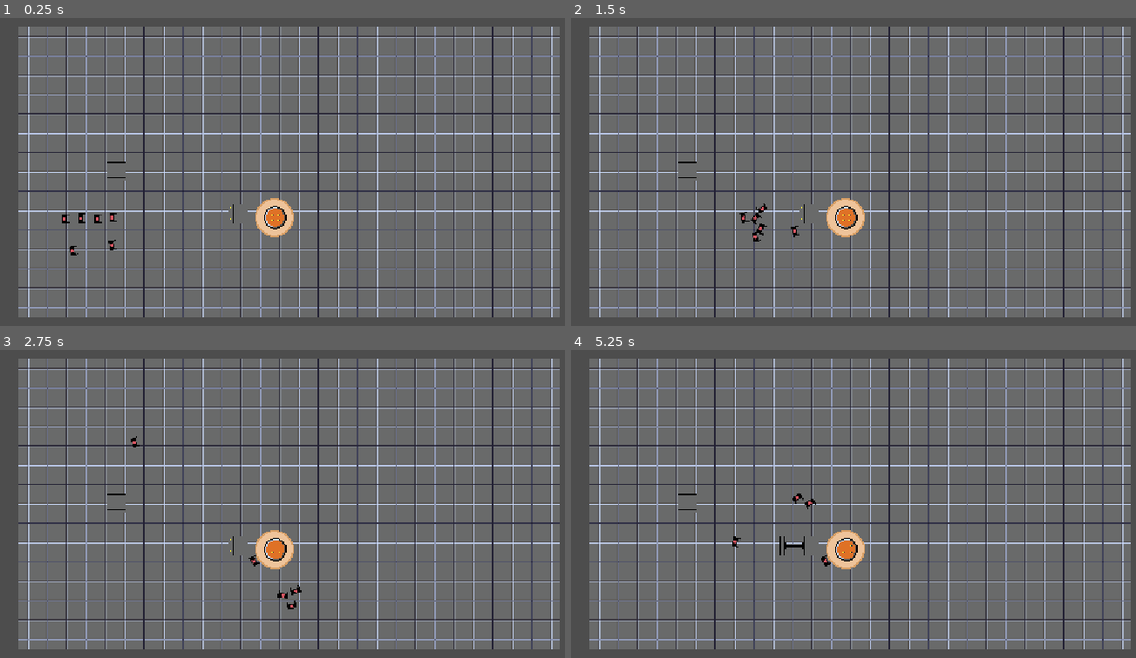
Above: before the commit, frames 1-4 (two rows, left to right).
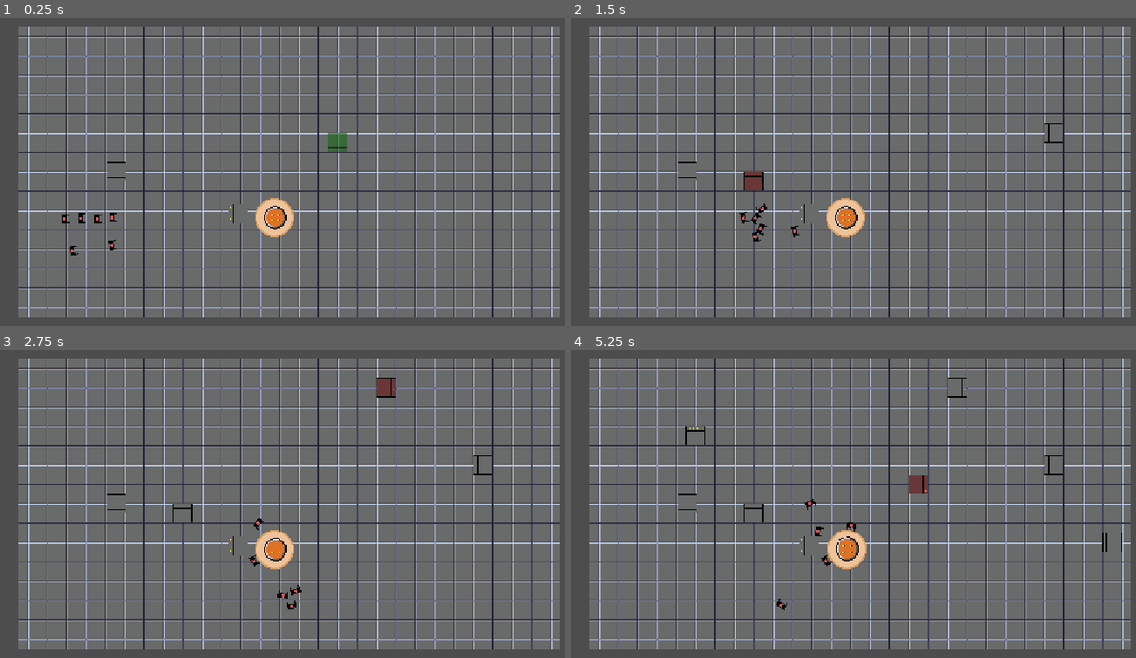
Above: after the commit, the same moments.

Repository: anothanj/impulse-42
Game: Godot game, scene res://scenes/game.tscn
Two runs of this game, one before a commit and one after it. Both use one fixed random seed, a clock stepped at 60 frames per second and the inputs below.
Inputs (mouse positions are in pixels of both pictures, inside the frame that each line leads up to):
- Up to frame 1 (0.25 s): no input
- Up to frame 2 (1.5 s): move the mouse to (1051, 125) at 0.52 s; hold R (rotate_tower, bound only after the commit) 0.53-1.28 s; click (1051, 125) at 0.67 s; move the mouse to (757, 165) at 1.27 s; tap R (rotate_tower, bound only after the commit) at 1.35 s; click (757, 165) at 1.42 s
- Up to frame 3 (2.75 s): move the mouse to (395, 390) at 2.02 s; hold R (rotate_tower, bound only after the commit) from 2.03 s (still down); click (395, 390) at 2.17 s
- Up to frame 4 (5.25 s): move the mouse to (864, 556) at 2.77 s; release R (rotate_tower, bound only after the commit) at 2.78 s; tap R (rotate_tower, bound only after the commit) at 2.85, 4.35 s; click (864, 556) at 2.92 s; move the mouse to (1107, 534) at 3.52 s; hold R (rotate_tower, bound only after the commit) 3.53-4.28 s; click (1107, 534) at 3.67 s; move the mouse to (689, 417) at 4.27 s; click (689, 417) at 4.42 s; move the mouse to (932, 476) at 5.02 s; hold R (rotate_tower, bound only after the commit) from 5.03 s (still down); click (932, 476) at 5.17 s

The runs differ from the first frame. In frame 1, 0.2% of the frame differs, in the area x 58-62%, y 37-44%; in frame 2, 0.3%; in frame 3, 0.4%; in frame 4, 1.0%, in the area x 20-98%, y 9-85%.

Commit message:
feat: add placement manager and ghost preview for building towers

Diff:
--- a/project.godot
+++ b/project.godot
@@ -19,6 +19,14 @@
 window/stretch/mode="canvas_items"
 window/stretch/aspect="expand"
 
+[input]
+
+rotate_tower={
+"deadzone": 0.2,
+"events": [Object(InputEventKey,"resource_local_to_scene":false,"resource_name":"","device":-1,"window_id":0,"alt_pressed":false,"shift_pressed":false,"ctrl_pressed":false,"meta_pressed":false,"pressed":false,"keycode":0,"physical_keycode":82,"key_label":0,"unicode":114,"location":0,"echo":false,"script":null)
+]
+}
+
 [physics]
 
 3d/physics_engine="Jolt Physics"
--- a/scenes/game.tscn
+++ b/scenes/game.tscn
@@ -5,6 +5,8 @@
 [ext_resource type="PackedScene" uid="uid://b2nbnw8g70bim" path="res://scenes/pusher.tscn" id="2_yqjtg"]
 [ext_resource type="PackedScene" uid="uid://cto6h8bd5ad28" path="res://scenes/piston.tscn" id="3_lnu2h"]
 [ext_resource type="Script" uid="uid://dd16msjsroel6" path="res://scripts/boundaries.gd" id="4_lbhrr"]
+[ext_resource type="Script" uid="uid://eepsg2t4whh" path="res://scripts/placement_manager.gd" id="6_p57ef"]
+[ext_resource type="Texture2D" uid="uid://ccpgn45b7kau6" path="res://assets/piston-sheet.png" id="7_u5sy4"]
 
 [sub_resource type="TileSetAtlasSource" id="TileSetAtlasSource_p57ef"]
 texture = ExtResource("1_iywne")
@@ -18,6 +20,21 @@
 
 [sub_resource type="RectangleShape2D" id="RectangleShape2D_vyxsm"]
 size = Vector2(894, 479)
+
+[sub_resource type="AtlasTexture" id="AtlasTexture_ghost"]
+atlas = ExtResource("7_u5sy4")
+region = Rect2(0, 0, 32, 64)
+
+[sub_resource type="SpriteFrames" id="SpriteFrames_ghost"]
+animations = [{
+"frames": [{
+"duration": 1.0,
+"texture": SubResource("AtlasTexture_ghost")
+}],
+"loop": true,
+"name": &"default",
+"speed": 5.0
+}]
 
 [node name="Game" type="Node2D" unique_id=172776468]
 
@@ -65,4 +82,17 @@
 position = Vector2(509, 369)
 shape = SubResource("RectangleShape2D_vyxsm")
 
+[node name="PlacementManager" type="Node2D" parent="." unique_id=399912150 node_paths=PackedStringArray("tilemap", "defenders_container", "kernel")]
+script = ExtResource("6_p57ef")
+tilemap = NodePath("../TileMapLayer")
+defenders_container = NodePath("../Defenders")
+kernel = NodePath("../Kernel")
+piston_scene = ExtResource("3_lnu2h")
+
+[node name="GhostPreview" type="Node2D" parent="PlacementManager" unique_id=110258959]
+
+[node name="Sprite2D" type="AnimatedSprite2D" parent="PlacementManager/GhostPreview" unique_id=30288575]
+texture_filter = 1
+sprite_frames = SubResource("SpriteFrames_ghost")
+
 [connection signal="body_exited" from="Boundaries" to="Boundaries" method="_on_body_exited"]
--- /dev/null
+++ b/scripts/placement_manager.gd
@@ -0,0 +1,73 @@
+extends Node2D
+
+@export var tilemap: TileMapLayer
+@export var defenders_container: Node2D
+@export var kernel: RigidBody2D
+@export var piston_scene: PackedScene
+@export var kernel_exclusion_radius: float = 64.0
+
+@onready var ghost_preview: Node2D = $GhostPreview
+@onready var ghost_sprite: AnimatedSprite2D = $GhostPreview/Sprite2D
+
+var occupied_cells: Dictionary = {}
+
+func _process(_delta: float) -> void:
+	_update_ghost_position()
+
+func _unhandled_input(event: InputEvent) -> void:
+	if event.is_action_pressed("rotate_tower"):
+		_rotate_ghost()
+	elif event is InputEventMouseButton and event.pressed:
+		if event.button_index == MOUSE_BUTTON_LEFT:
+			_try_place_piston()
+		elif event.button_index == MOUSE_BUTTON_RIGHT:
+			ghost_preview.visible = not ghost_preview.visible
+
+func _update_ghost_position() -> void:
+	if not ghost_preview.visible or not is_instance_valid(tilemap):
+		return
+
+	var cell: Vector2i = _get_mouse_cell()
+	var snapped_pos: Vector2 = tilemap.map_to_local(cell)
+
+	ghost_preview.global_position = snapped_pos
+
+	if _is_position_valid(cell, snapped_pos):
+		ghost_sprite.modulate = Color(0.2, 1.0, 0.2, 0.6)
+	else:
+		ghost_sprite.modulate = Color(1.0, 0.2, 0.2, 0.6)
+
+func _rotate_ghost() -> void:
+	ghost_preview.rotation_degrees = fmod(ghost_preview.rotation_degrees + 90.0, 360.0)
+
+func _is_position_valid(cell: Vector2i, world_pos: Vector2) -> bool:
+	if tilemap.get_cell_source_id(cell) == -1:
+		return false
+
+	if occupied_cells.has(cell):
+		return false
+
+	if is_instance_valid(kernel) and world_pos.distance_to(kernel.global_position) < kernel_exclusion_radius:
+		return false
+
+	return true
+
+func _try_place_piston() -> void:
+	if not ghost_preview.visible:
+		return
+
+	var cell: Vector2i = _get_mouse_cell()
+	var snapped_pos: Vector2 = tilemap.map_to_local(cell)
+
+	if not _is_position_valid(cell, snapped_pos):
+		return
+
+	var new_piston = piston_scene.instantiate() as Node2D
+	new_piston.global_position = snapped_pos
+	new_piston.rotation_degrees = ghost_preview.rotation_degrees
+
+	defenders_container.add_child(new_piston)
+	occupied_cells[cell] = true
+
+func _get_mouse_cell() -> Vector2i:
+	return tilemap.local_to_map(get_global_mouse_position())
Not shown, added: scripts/placement_manager.gd.uid
